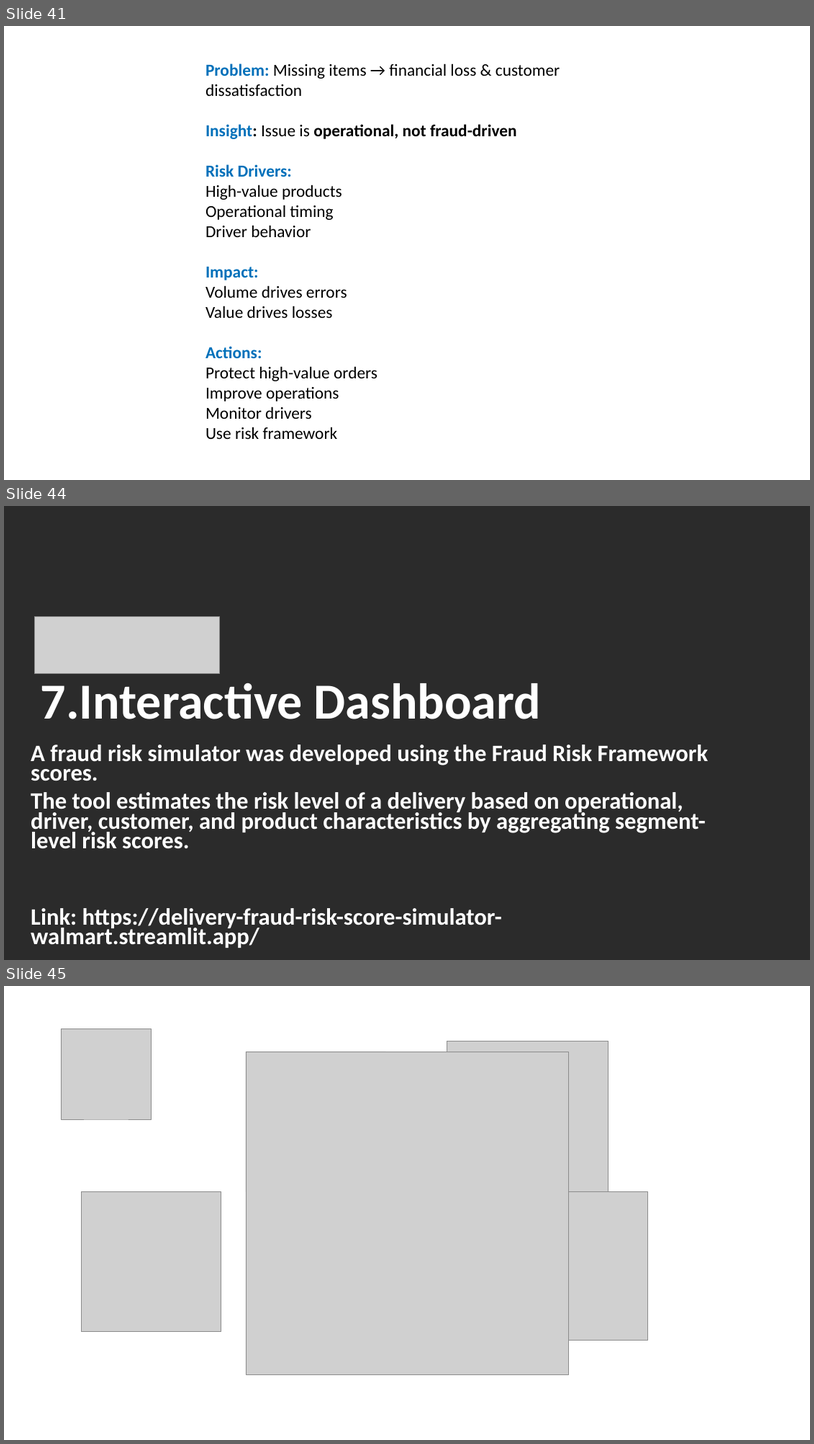
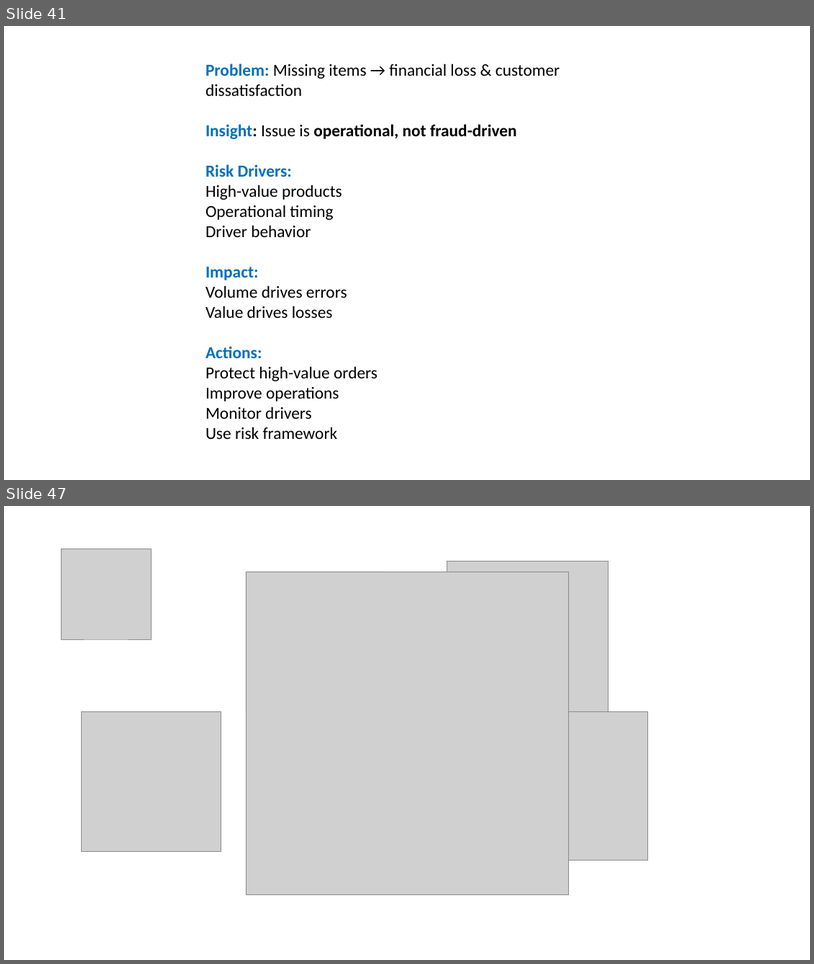
Before and after one commit to IgorQueiroz23031988/Walmart-Delivery-Fraud-Detection, a slide deck: presentation/Walmart - Fraud Risk Analysis in Delivery Operations.pptx. Shown one above the other, each under a label of ours: slides 41, 44 and 45 before the commit, slides 41 and 47 after it; the slides between them are not shown. The pictures are 814x1444 and 814x964 pixels, drawn with LibreOffice and Linux fonts; fonts in the diff are those of the drawing; grey boxes stand for pictures; background and template pictures are left out; a plain dark background stands for a picture behind light text. Boxes give left, top, right and bottom in pixels: in the first picture for what was removed or moved away, otherwise in the second. Text is boxed around its words. In the diff, an @@ line names an element or a change of style, - is before the commit and + after.

```diff
--- a/presentation/Walmart - Fraud Risk Analysis in Delivery Operations.pptx
+++ b/presentation/Walmart - Fraud Risk Analysis in Delivery Operations.pptx
@@ slide 44 removed at bbox=[4, 506, 810, 960], background picture (left out) @@
@@ picture removed at bbox=[35, 617, 220, 674] @@
@@ title removed at bbox=[41, 683, 541, 719] @@
-7.Interactive Dashboard
@@ text removed at bbox=[31, 744, 709, 947] @@
-A fraud risk simulator was developed using the Fraud Risk Framework scores.
-The tool estimates the risk level of a delivery based on operational, driver, customer, and product characteristics by aggregating segment-level risk scores.
-Link: https://delivery-fraud-risk-score-simulator-walmart.streamlit.app/
@@ what was slide 45 is now slide 47 @@
```
Also in this commit, not shown: 2 slides changed, 3 slides added, 5 other files.
